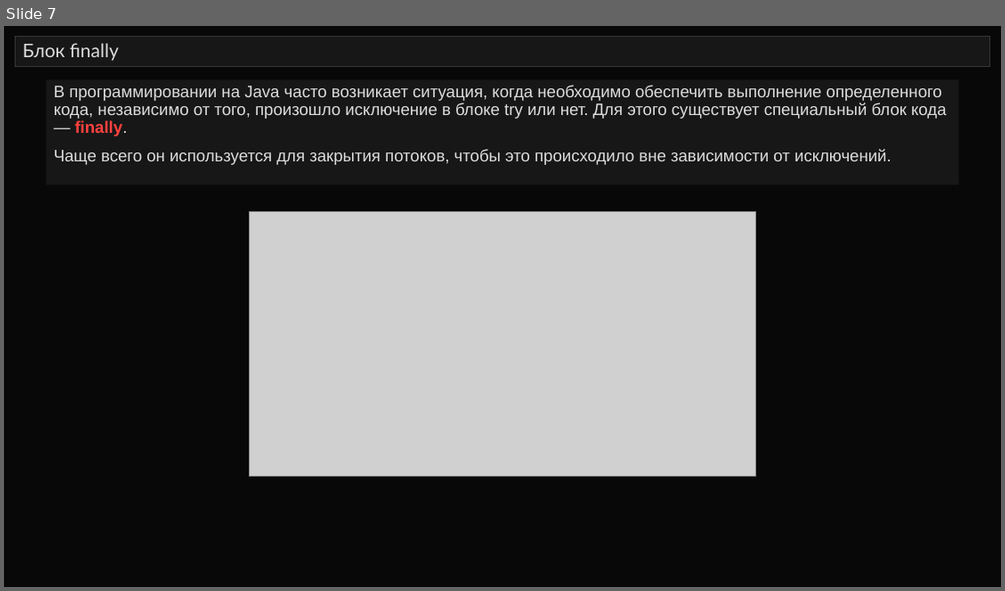
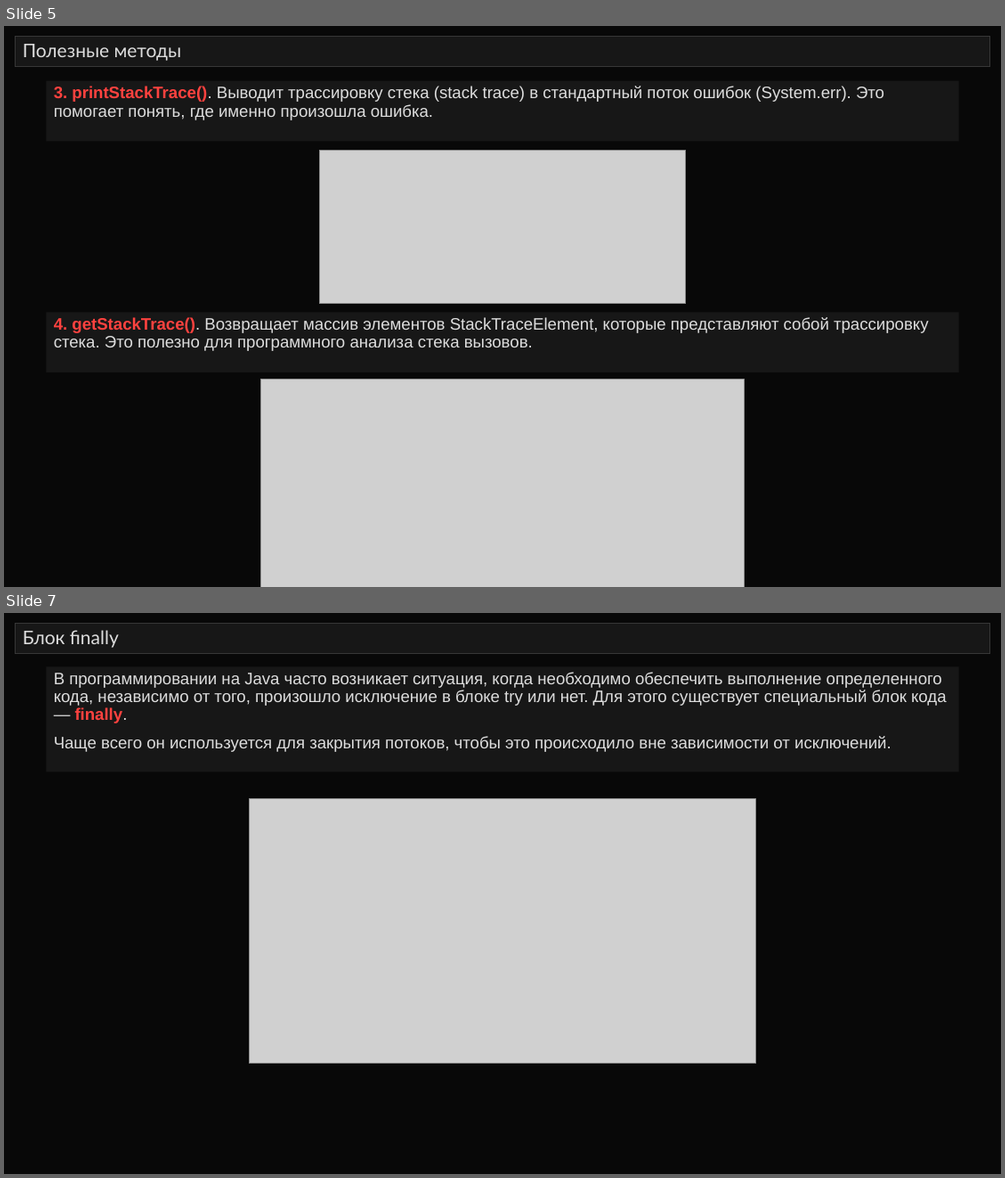
Before and after one commit to javalearn0110/SIB_Exceptios, a slide deck: Исключения_v1.pptx. Shown one above the other, each under a label of ours: slide 7 before the commit, slides 5 and 7 after it; the slides between them are not shown. The pictures are 1005x591 and 1005x1178 pixels, drawn with LibreOffice and Linux fonts; fonts in the diff are those of the drawing; grey boxes stand for pictures. Boxes give left, top, right and bottom in pixels: in the first picture for what was removed or moved away, otherwise in the second. Text is boxed around its words. In the diff, an @@ line names an element or a change of style, - is before the commit and + after.

```diff
--- a/Исключения_v1.pptx
+++ b/Исключения_v1.pptx
@@ slide 5 added at bbox=[4, 26, 1001, 587], background #080808 @@
@@ title added at bbox=[16, 37, 990, 66], fill #171717, outline #373737 0.75 pt, 18 pt, text #DDDDDD @@
+Полезные методы
@@ rectangle added at bbox=[46, 80, 958, 141], fill #171717, 16 pt, text #DDDDDD @@
+3. printStackTrace(). Выводит трассировку стека (stack trace) в стандартный поток ошибок (System.err). Это помогает понять, где именно произошла ошибка.
@@ picture added at bbox=[320, 150, 686, 304] @@
@@ rectangle added at bbox=[46, 313, 958, 373], fill #171717, 16 pt, text #DDDDDD @@
+4. getStackTrace(). Возвращает массив элементов StackTraceElement, которые представляют собой трассировку стека. Это полезно для программного анализа стека вызовов.
@@ picture added at bbox=[261, 379, 744, 587] @@
```
Also in this commit, not shown: 1 slide changed, 3 other slides added, 3 other files.
